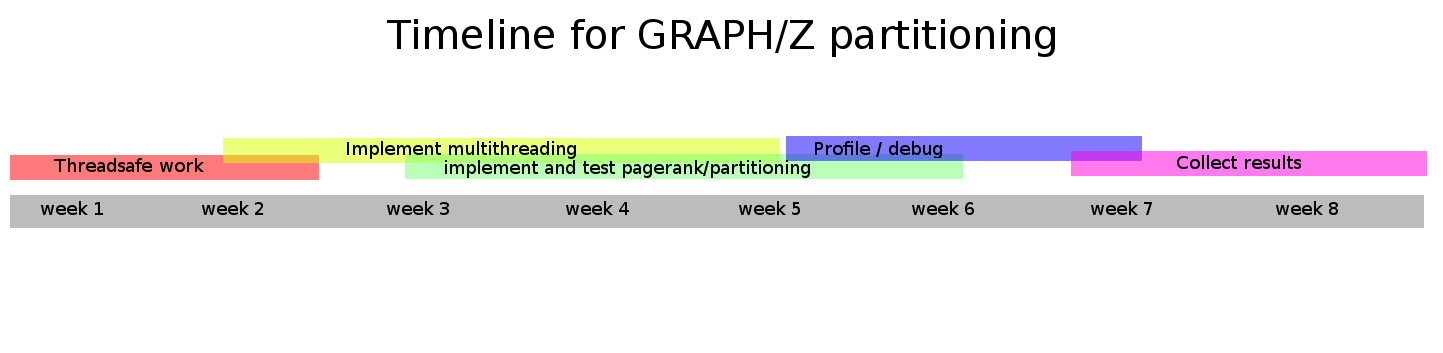
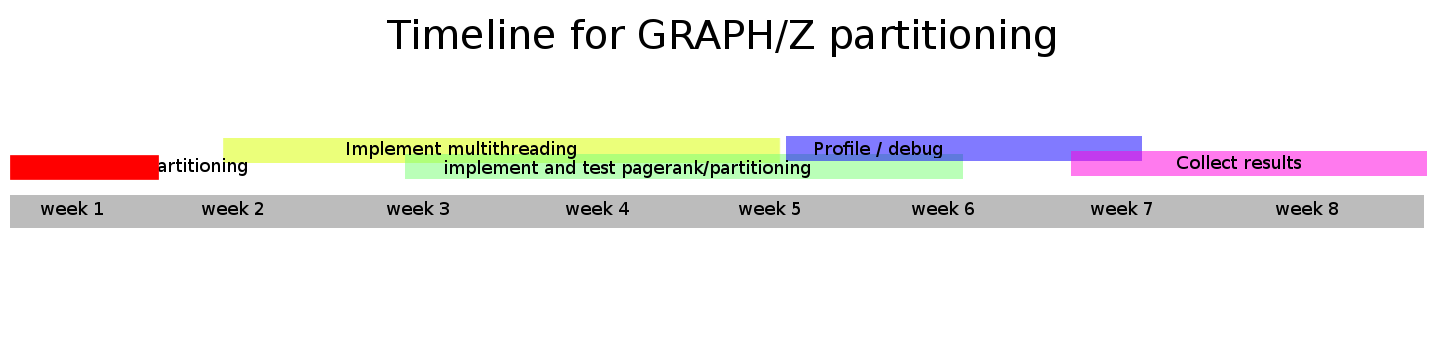
Layers edited between the first and the second 1443px x 353px image:
added layer "Transformation" above "Multilevel Partitioning" over [10, 155, 159, 180]
renamed "Threadsafe work" to "Multilevel Partitioning", painted on it over [54, 158, 247, 176]
painted on "block template" over [10, 155, 319, 180]
